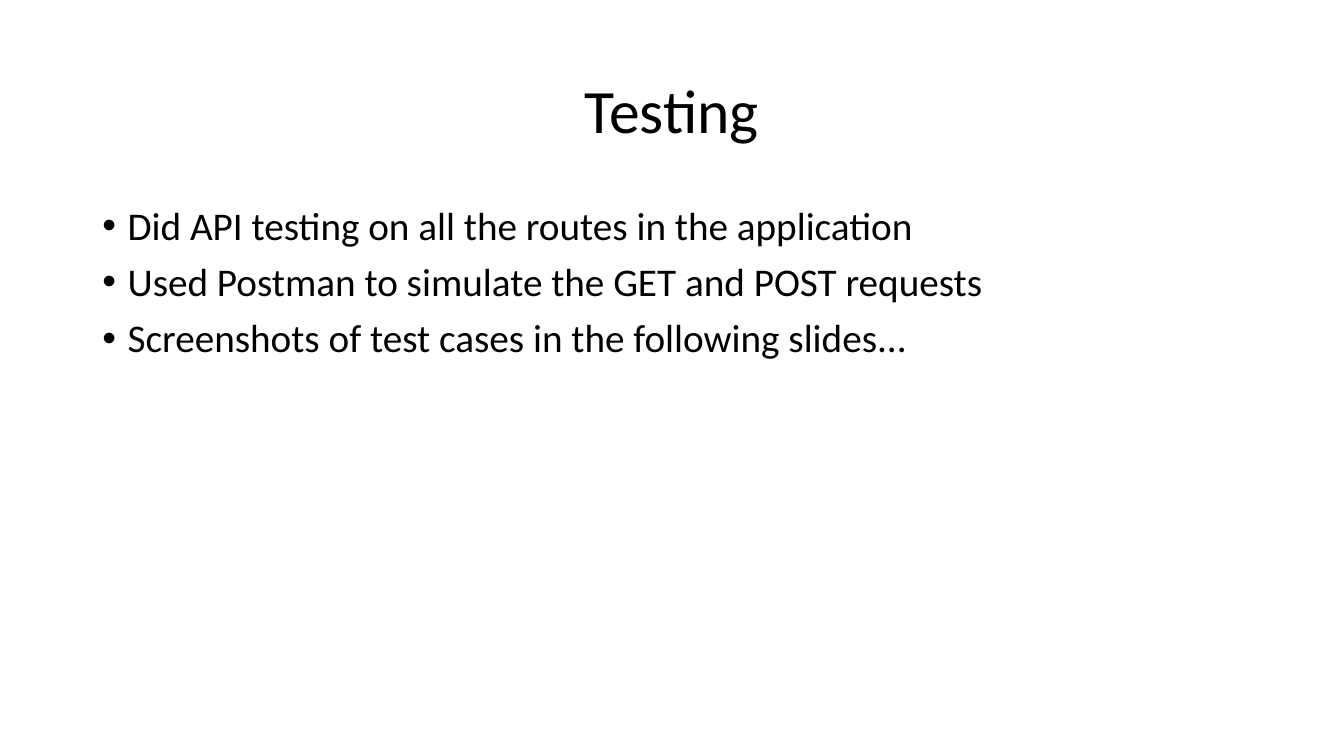
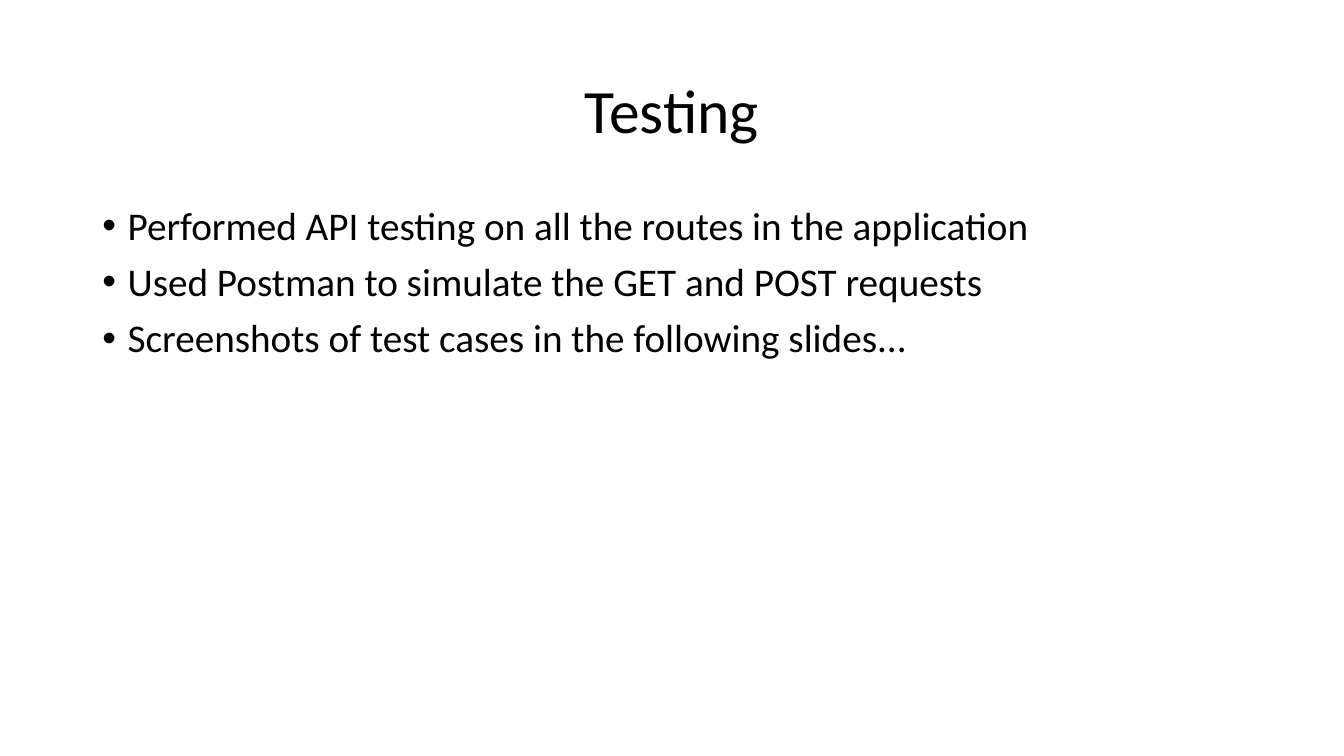
Before and after one commit to HarshaKy/text-classifier, a slide deck: slide 27 of docs/presentation/Presentation.pptx. Drawn at 1344x756 pixels with LibreOffice and Linux fonts; fonts in the diff are those of the drawing. Boxes give left, top, right and bottom in pixels: in the first picture for what was removed or moved away, otherwise in the second. Text is boxed around its words. In the diff, an @@ line names an element or a change of style, - is before the commit and + after.

```diff
--- a/docs/presentation/Presentation.pptx
+++ b/docs/presentation/Presentation.pptx
@@ text at [128,212,1028,247]: text changed @@
-• Did API testing on all the routes in the application
+• Performed API testing on all the routes in the application
```
Also in this commit, not shown: 8 other slides changed, 3 other files.
